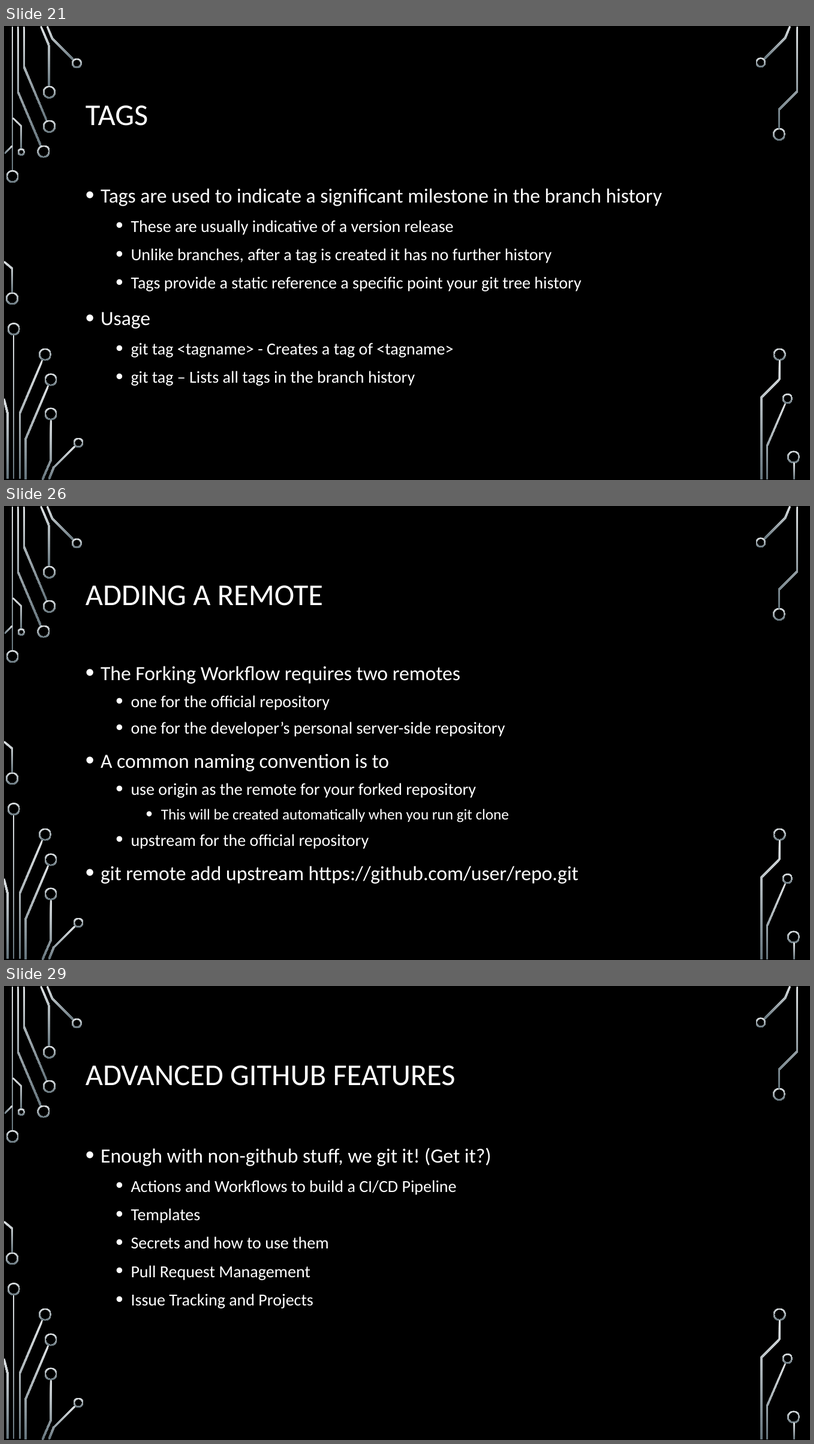
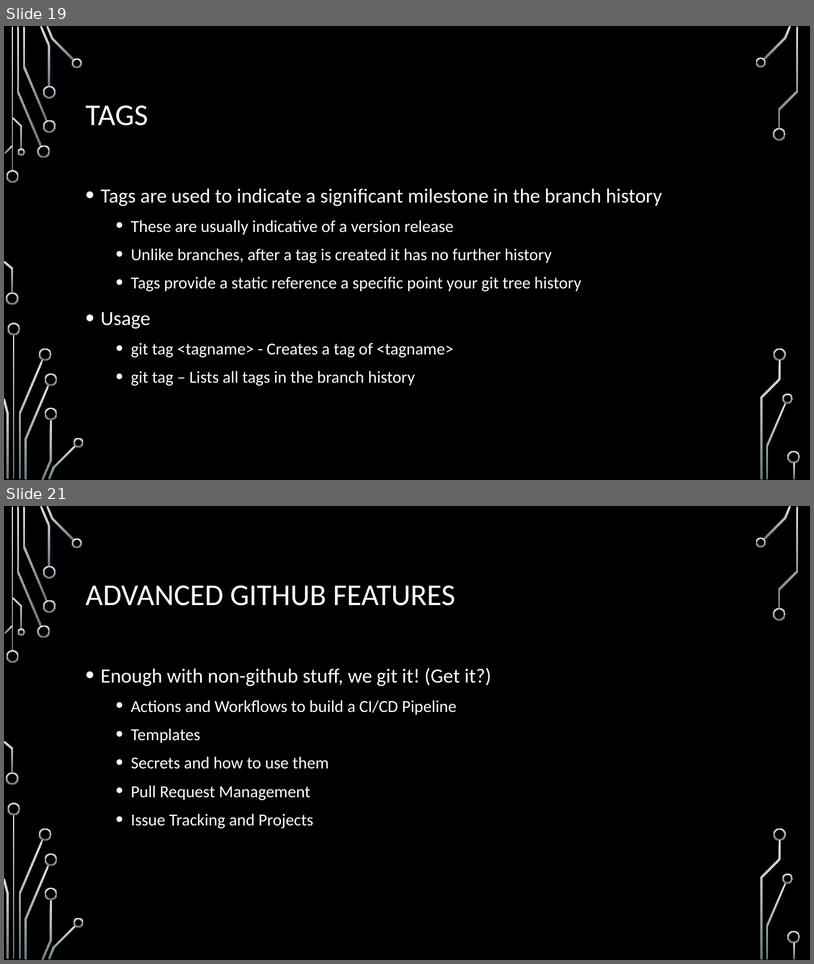
Before and after one commit to onideus/github-101-website, a slide deck: resources/Advanced github topics.pptx. Shown one above the other, each under a label of ours: slides 21, 26 and 29 before the commit, slides 19 and 21 after it; the slides between them are not shown. The pictures are 814x1444 and 814x964 pixels, drawn with LibreOffice and Linux fonts; fonts in the diff are those of the drawing; background and template pictures are left out. Boxes give left, top, right and bottom in pixels: in the first picture for what was removed or moved away, otherwise in the second. Text is boxed around its words. In the diff, an @@ line names an element or a change of style, - is before the commit and + after.

```diff
--- a/resources/Advanced github topics.pptx
+++ b/resources/Advanced github topics.pptx
@@ slide 26 removed at (x1=4, y1=506, x2=810, y2=960), background picture (left out); not listed: 36 template elements that a slide beside it also shows @@
@@ title removed at (x1=86, y1=585, x2=323, y2=606) @@
-ADDING A REMOTE
@@ text removed at (x1=101, y1=666, x2=579, y2=883) @@
-• The Forking Workflow requires two remotes
-  • one for the official repository
-  • one for the developer’s personal server-side repository
-• A common naming convention is to
-  • use origin as the remote for your forked repository
-    • This will be created automatically when you run git clone
-  • upstream for the official repository
-• git remote add upstream https://github.com/user/repo.git
@@ what was slide 21 is now slide 19 @@
@@ what was slide 29 is now slide 21 @@
```
Also in this commit, not shown: 8 slides changed, 7 other slides removed, 1 other file.
